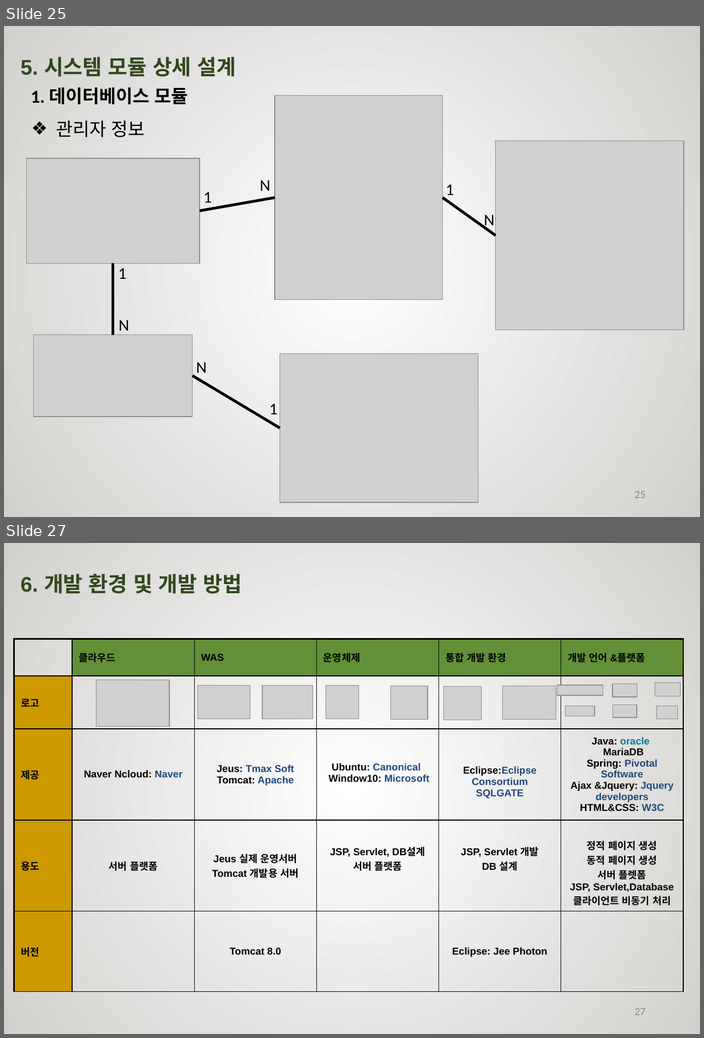
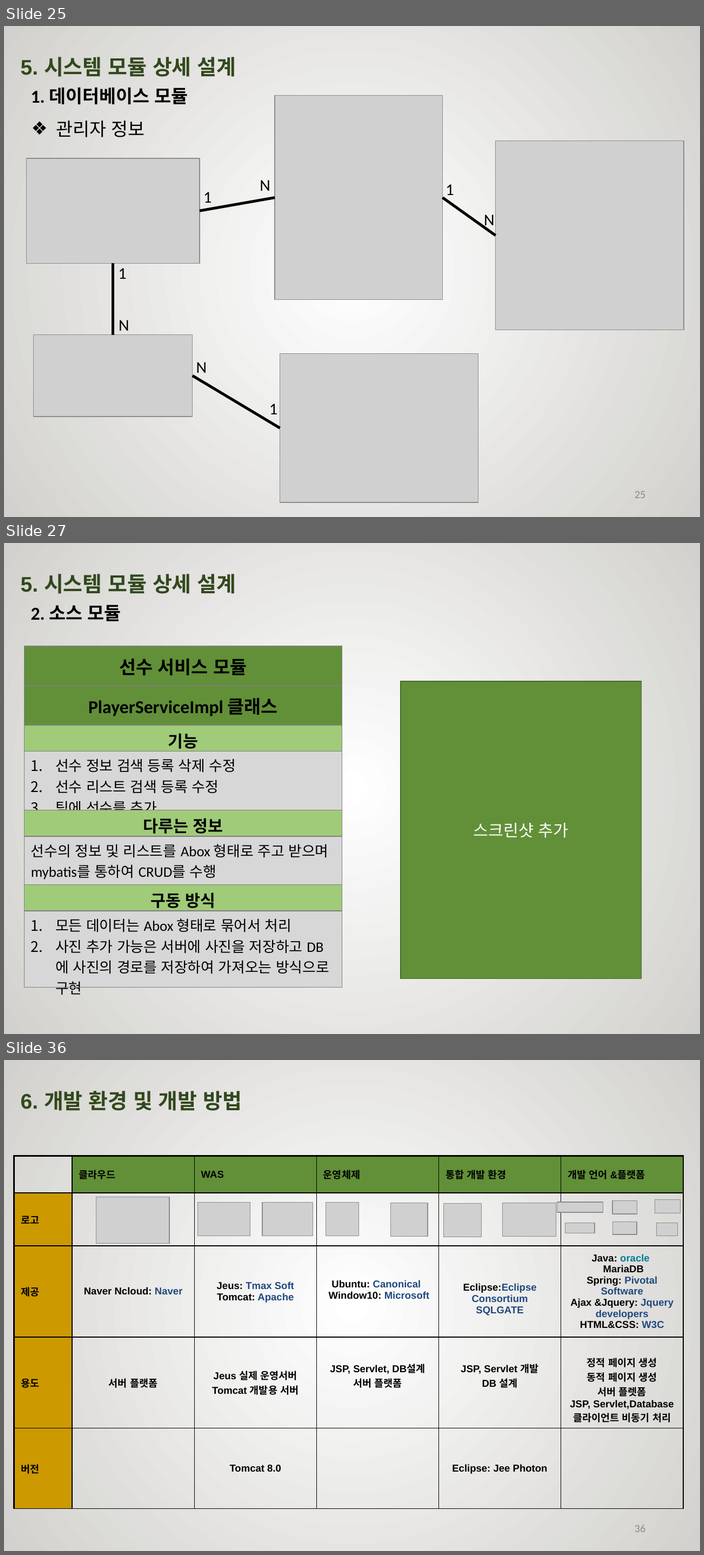
Before and after one commit to rimbong/Webengers, a slide deck: resources/졸작설계서.pptx. Shown one above the other, each under a label of ours: slides 25 and 27 before the commit, slides 25, 27 and 36 after it; the slides between them are not shown. The pictures are 704x1038 and 704x1555 pixels, drawn with LibreOffice and Linux fonts; fonts in the diff are those of the drawing; grey boxes stand for pictures; background and template pictures are left out. Boxes give left, top, right and bottom in pixels: in the first picture for what was removed or moved away, otherwise in the second. Text is boxed around its words. In the diff, an @@ line names an element or a change of style, - is before the commit and + after.

```diff
--- a/resources/졸작설계서.pptx
+++ b/resources/졸작설계서.pptx
@@ slide 27 added at box(4, 543, 700, 1034), background picture (left out) @@
@@ text added at box(21, 574, 236, 594), 40 pt, text #31481C, bold @@
+5. 시스템 모듈 상세 설계
@@ text added at box(31, 605, 121, 621), 20 pt, text #000000, bold @@
+2. 소스 모듈
@@ table added at box(25, 646, 342, 997), 8 rows, 1 columns @@
+선수 서비스 모듈
+PlayerServiceImpl 클래스
+기능
+선수 정보 검색 등록 삭제 수정 / 선수 리스트 검색 등록 수정 / 팀에 선수를 추가
+다루는 정보
+선수의 정보 및 리스트를 Abox 형태로 주고 받으며 mybatis를 통하여 CRUD를 수행
+구동 방식
+모든 데이터는 Abox 형태로 묶어서 처리 / 사진 추가 가능은 서버에 사진을 저장하고 DB에 사진의 경로를 저장하여 가져오는 방식으로 구현
@@ rectangle added at box(400, 681, 641, 978), fill #629038, outline #496B29 1 pt, 18 pt, text #FFFFFF @@
+스크린샷 추가
@@ what was slide 27 is now slide 36 @@
@@ page number at box(634, 1524, 645, 1532): text changed @@
-27
+36
```
Also in this commit, not shown: 1 slide changed, 8 other slides added.
